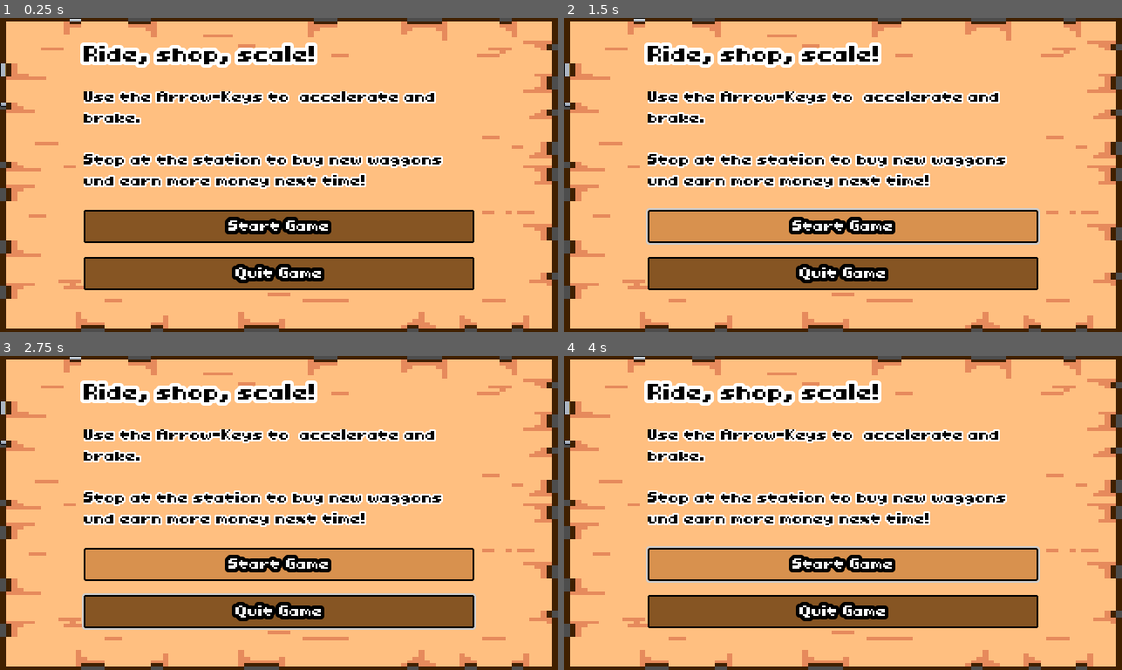
Above: before the commit, frames 1-4 (two rows, left to right).
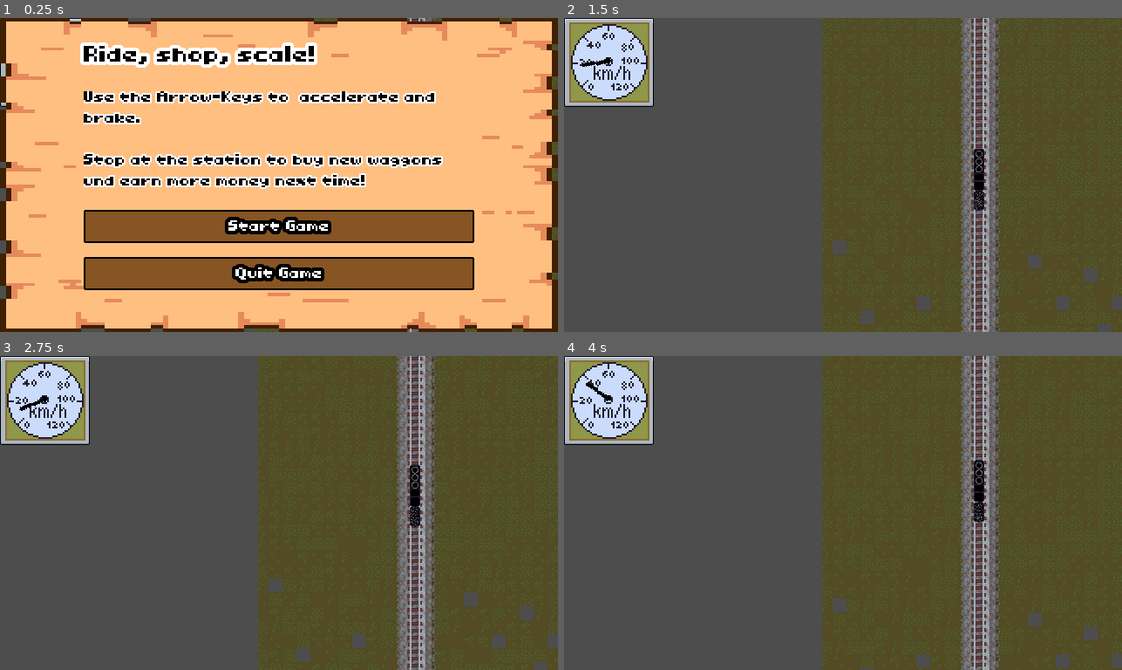
Above: after the commit, the same moments.

Repository: sthoni/gamejamaugust2024
Game: Godot game, scene res://game.tscn
Same seed, same stepped clock (60 frames per second), same inputs: the game is played once before the commit and once after it.
Inputs (mouse positions are in pixels of both pictures, inside the frame that each line leads up to):
- Up to frame 1 (0.25 s): no input
- Up to frame 2 (1.5 s): click (843, 225) at 0.5 s, where only the run after the commit has a clickable "Start Game"; tap Enter (shop) at 1.25 s; hold Up (accelerate) from 1.28 s (still down); hold Enter (shop) from 1.28 s (still down)
- Up to frame 3 (2.75 s): release Up (accelerate) at 2.03 s; release Enter (shop) at 2.03 s; hold Down (brake) from 2.03 s (still down); tap Enter (shop) at 2.1, 2.27, 2.57 s
- Up to frame 4 (4 s): release Down (brake) at 2.78 s; hold Up (accelerate) from 2.78 s (still down); tap Enter (shop) at 3.6, 3.77 s

The runs differ from the first frame. In frame 1, 0.5% of the frame differs, in the area x 46-100%, y 0-100%; in frame 2, 100%; in frame 3, 100%; in frame 4, 100%, in the area x 0-100%, y 0-100%.
Error before the commit: Invalid assignment of property or key 'level_stats' with value of type 'Resource (LevelStats)' on a base object of type 'null instance'. (res://game.gd:22)

Commit message:
Mission funktioniert schon mal

Diff:
--- a/game.gd
+++ b/game.gd
@@ -8,7 +8,7 @@
 @onready var label_level: Label = %LabelLevel
 @onready var button: Button = %Button
 @onready var panel_container: PanelContainer = $PanelContainer
-@onready var level_stats: LevelStats = preload("res://level/level_start.tres")
+@onready var level_start_stats: LevelStats = preload("res://level/level_start.tres")
 @onready var money_player: AudioStreamPlayer = $MoneyPlayer
 
 var level_ended := false
@@ -16,10 +16,10 @@
 func _ready() -> void:
 	randomize()
 	game_stats.money = game_stats.start_money
-	var shop_items: Array[Item] = level_stats.item_pool.get_two_unique_random_items()
+	var shop_items: Array[Item] = level_start_stats.item_pool.get_two_unique_random_items()
 	shop.item_display1.item_displayed = shop_items[0]
 	shop.item_display2.item_displayed = shop_items[1]
-	level.level_stats = level_stats.create_instance()
+	level.level_stats = level_start_stats
 
 
 	Events.item_buy_button_pressed.connect(_on_item_buy_button_pressed)
@@ -58,8 +58,8 @@
 
 func _create_new_level() -> void:
 	var tween := create_tween()
-	level.level_stats = level_stats.create_instance(game_stats.current_level)
-	var shop_items: Array[Item] = level_stats.item_pool.get_two_unique_random_items()
+	level.level_stats = level_start_stats
+	var shop_items: Array[Item] = level_start_stats.item_pool.get_two_unique_random_items()
 	shop.item_display1.item_displayed = shop_items[0]
 	shop.item_display2.item_displayed = shop_items[1]
 	tween.tween_property(panel_container, "position", Vector2(0.0,-640.0), 0.5)
@@ -75,7 +75,7 @@
 		get_tree().paused = true
 
 	# Input-Router-Funktion, zur Event-Weiterleitung in SubViewport:
-	var world = $SubViewport/Level
+	var world := $SubViewport/Level
 	for child in world.get_children():
 		if child.has_method("_input"):
 			child._input(event)
--- a/level/level.gd
+++ b/level/level.gd
@@ -6,7 +6,6 @@
 @onready var mission_manager: MissionManager = $MissionManager # Assuming the node is named MissionManager
 
 @onready var train: Train = %Train
-@onready var station: Station = $Station
 @onready var path_to_follow: PathFollow2D = $Path2D/PathFollow2D
 
 # Called when the node enters the scene tree for the first time.
@@ -19,9 +18,10 @@
 		# Connect station signals to mission manager
 		for child in get_children():
 			if child is Station:
-				var station: Station = child
-				station.train_correctly_stopped.connect(mission_manager._on_station_correctly_stopped)
-				station.station_missed.connect(mission_manager._on_station_missed)
+				var station_child: Station = child
+				mission_manager.mission.append(station_child.station_stats)
+				station_child.train_correctly_stopped.connect(mission_manager._on_station_correctly_stopped)
+				station_child.station_missed.connect(mission_manager._on_station_missed)
 		mission_manager.start_mission() # Start the mission when the level is ready
 
 # ACHTUNG: Die Position des Trains im Level wird hier auch gesetzt
@@ -30,11 +30,6 @@
 	if train:
 		train.train_stats = level_stats.train_stats
 		path_to_follow.progress = 0.0
-		#train.position.y = 670
-		station.station_stats = level_stats.station_stats
-		#tiles.tile_set = level_stats.background_texture
-	if mission_manager:
-		mission_manager.mission = level_stats.mission
 
 
 func _input(event: InputEvent) -> void:
--- a/level/level.tscn
+++ b/level/level.tscn
@@ -1,5 +1,4 @@
-[gd_scene load_steps=11 format=4 uid="uid://5m2ar4vwdnpd"]
-[gd_scene load_steps=11 format=4 uid="uid://5m2ar4vwdnpd"]
+[gd_scene load_steps=14 format=4 uid="uid://5m2ar4vwdnpd"]
 
 [ext_resource type="Script" uid="uid://umg07x7rcb87" path="res://level/level.gd" id="1_pg6m5"]
 [ext_resource type="PackedScene" uid="uid://cq0dan380xs2g" path="res://level/tracks.tscn" id="2_jnvge"]
@@ -9,8 +8,9 @@
 [ext_resource type="PackedScene" uid="uid://c3csdinu5agg4" path="res://station/station.tscn" id="3_7tcqk"]
 [ext_resource type="TileSet" uid="uid://b82jd4xyxr0fa" path="res://level/forest_noise_tileset.tres" id="3_oa0xv"]
 [ext_resource type="PackedScene" uid="uid://dh71w6aefqf38" path="res://ui/debug.tscn" id="4_s0jqg"]
+[ext_resource type="Script" uid="uid://cohop5a2itmps" path="res://level/path_follow_2d.gd" id="7_0v1st"]
+[ext_resource type="Resource" uid="uid://bhmhsn47fi8wp" path="res://station/station_stats_start_2.tres" id="8_m3nah"]
 [ext_resource type="Script" uid="uid://bxsm7hr36wedi" path="res://level/mission_manager.gd" id="9_6gtgk"]
-[ext_resource type="Script" uid="uid://cohop5a2itmps" path="res://level/path_follow_2d.gd" id="7_0v1st"]
 
 [sub_resource type="Curve2D" id="Curve2D_ivpvi"]
 _data = {
@@ -32,6 +32,7 @@
 tile_set = ExtResource("3_oa0xv")
 
 [node name="Debug" parent="." instance=ExtResource("4_s0jqg")]
+visible = false
 offset_left = 224.0
 offset_top = 106.0
 offset_right = 424.0
@@ -51,6 +52,10 @@
 
 [node name="Station" parent="." instance=ExtResource("3_7tcqk")]
 position = Vector2(184, 198)
+
+[node name="Station2" parent="." instance=ExtResource("3_7tcqk")]
+position = Vector2(134, -480)
+station_stats = ExtResource("8_m3nah")
 
 [node name="Path2D" type="Path2D" parent="."]
 position = Vector2(184, 313)
@@ -74,7 +79,7 @@
 [node name="LevelEnd" type="Area2D" parent="."]
 
 [node name="CollisionShape2D" type="CollisionShape2D" parent="LevelEnd"]
-position = Vector2(180.75, 51)
+position = Vector2(133, -709)
 shape = SubResource("RectangleShape2D_ivpvi")
 
 [node name="MissionManager" type="Node" parent="."]
--- a/level/level_start.tres
+++ b/level/level_start.tres
@@ -1,16 +1,12 @@
-[gd_resource type="Resource" script_class="LevelStats" load_steps=6 format=3 uid="uid://bbum0dx5joke6"]
+[gd_resource type="Resource" script_class="LevelStats" load_steps=5 format=3 uid="uid://bbum0dx5joke6"]
 
 [ext_resource type="TileSet" uid="uid://b82jd4xyxr0fa" path="res://level/forest_noise_tileset.tres" id="1_eyxuv"]
-[ext_resource type="Script" uid="uid://b27uvpvr0vyd" path="res://level/level_stats.gd" id="1_mv6bu"]
+[ext_resource type="Script" uid="uid://cpf54jp870jd1" path="res://level/level_stats.gd" id="1_mv6bu"]
 [ext_resource type="Resource" uid="uid://bg1b2bhwkhxun" path="res://items/item_pool_start.tres" id="2_gjr0e"]
-[ext_resource type="Resource" uid="uid://ujjiktacktrw" path="res://station/station_stats_start.tres" id="3_b4kye"]
-[ext_resource type="Script" uid="uid://bu5mn6mnapves" path="res://items/upgrade_item.gd" id="3_ep5uk"]
-[ext_resource type="Resource" uid="uid://bn6iqhla4y5t4" path="res://items/steambrake.tres" id="4_g1yue"]
 [ext_resource type="Resource" uid="uid://fdaqrpalijb6" path="res://train/train_start.tres" id="4_q3ugd"]
 
 [resource]
 script = ExtResource("1_mv6bu")
-station_stats = ExtResource("3_b4kye")
 train_stats = ExtResource("4_q3ugd")
 item_pool = ExtResource("2_gjr0e")
 background_texture = ExtResource("1_eyxuv")
--- a/level/level_stats.gd
+++ b/level/level_stats.gd
@@ -1,16 +1,8 @@
 class_name LevelStats extends Resource
 
 @export_group("Level Attributes")
-@export var station_stats: StationStats
 @export var train_stats: TrainStats
 @export var item_pool: ItemPool
-@export var mission: Mission
 
 @export_group("Level Visuals")
 @export var background_texture: TileSet
-
-# Braucht man das überhaupt?
-func create_instance(difficulty: int = 1) -> LevelStats:
-	var instance: LevelStats = self.duplicate()
-	instance.station_stats = station_stats.create_instance(difficulty)
-	return instance
--- a/level/mission_manager.gd
+++ b/level/mission_manager.gd
@@ -1,7 +1,7 @@
 class_name MissionManager extends Node
 
-@export var mission: Mission
 
+var mission: Array[StationStats]
 var current_station_index: int = 0
 var elapsed_time: float = 0.0
 var is_mission_active: bool = false
@@ -17,12 +17,12 @@
 	mission_timer.timeout.connect(_on_mission_timer_timeout)
 
 func start_mission() -> void:
-	if mission and mission.stations.size() > 0:
+	if mission and mission.size() > 0:
 		current_station_index = 0
 		elapsed_time = 0.0
 		is_mission_active = true
 		mission_timer.start() # Start a timer for the first leg
-		print("Mission started. Go to station: ", mission.stations[current_station_index].station_name)
+		print("Mission started. Go to station: ", mission[current_station_index].name)
 	else:
 		print("Error: No mission assigned or no stations in mission.")
 		is_mission_active = false
@@ -36,33 +36,33 @@
 	if not is_mission_active:
 		return
 
-	var expected_station := mission.stations[current_station_index]
+	var expected_station := mission[current_station_index]
 
-	if station_name == expected_station.station_name:
+	if station_name == expected_station.name:
 		print("Arrived at correct station: ", station_name)
 		mission_timer.stop()
 		calculate_and_apply_penalty(expected_station, elapsed_time)
 
 		current_station_index += 1
-		if current_station_index < mission.stations.size():
+		if current_station_index < mission.size():
 			elapsed_time = 0.0
 			mission_timer.start() # Start timer for the next leg
-			print("Next station: ", mission.stations[current_station_index].station_name)
+			print("Next station: ", mission[current_station_index].name)
 		else:
 			print("Mission Completed!")
 			is_mission_active = false
 			mission_completed.emit()
 	else:
-		print("Arrived at incorrect station: ", station_name)
+		print("Arrived at incorrect station: ", name)
 		# TODO: Handle arriving at the wrong station (e.g., penalty, mission failed)
 
 func _on_station_missed(station_name: String) -> void:
 	if not is_mission_active:
 		return
 
-	var expected_station := mission.stations[current_station_index]
+	var expected_station := mission[current_station_index]
 
-	if station_name == expected_station.station_name:
+	if station_name == expected_station.name:
 		print("Missed expected station: ", station_name)
 		mission_timer.stop()
 		apply_miss_penalty(expected_station)
@@ -73,9 +73,9 @@
 
 func _on_mission_timer_timeout() -> void:
 	if is_mission_active:
-		var current_station := mission.stations[current_station_index]
+		var current_station := mission[current_station_index]
 		if elapsed_time > current_station.time_limit:
-			print("Time limit exceeded for station: ", current_station.station_name)
+			print("Time limit exceeded for station: ", current_station.name)
 			apply_miss_penalty(current_station) # Or a different penalty for time limit
 			is_mission_active = false
 			mission_failed.emit()
--- a/mission/mission.gd
+++ /dev/null
@@ -1,3 +0,0 @@
-class_name Mission extends Resource
-
-@export var stations: Array[StationStats]
--- a/station/station.gd
+++ b/station/station.gd
@@ -3,12 +3,13 @@
 signal train_correctly_stopped(station_name: String)
 signal station_missed(station_name: String)
 
-@export var station_name: String
-@export var station_stats: StationStats : set = set_station_stats
 
 @onready var platform: CollisionShape2D = $Platform
 @onready var station_start: Area2D = $StationStart
 @onready var station_end: Area2D = $StationEnd
+@onready var station_label: Label = %StationName
+
+@export var station_stats: StationStats : set = set_station_stats
 
 var has_money: bool = true
 
@@ -38,13 +39,13 @@
 
 func set_station_stats(value: StationStats) -> void:
 	station_stats = value
-	has_money = true
-	self.global_position.y = station_stats.distance
-	if platform:
-		@warning_ignore("unsafe_property_access")
-		platform.shape.size.y = station_stats.platform_length
-		station_start.position.y = station_stats.platform_length / 2
-		station_end.position.y = -station_stats.platform_length / 2
+	if station_stats and station_label:
+		station_label.text = station_stats.name
+		has_money = true
+		if platform:
+			platform.shape.size.y = station_stats.platform_length
+			station_start.position.y = station_stats.platform_length / 2
+			station_end.position.y = -station_stats.platform_length / 2
 
 func set_status(value: TrainStatus) -> void:
 	status = value
@@ -64,7 +65,7 @@
 				if has_money:
 					Events.emit_signal("station_freight_sold", train_at_station.transport_amount)
 					has_money = false
-				train_correctly_stopped.emit(station_name)
+				train_correctly_stopped.emit(station_stats.name)
 			TrainStatus.AT_END:
 				print("Too far. Ride back!")
 				status = TrainStatus.STOPPED_WRONG
@@ -127,5 +128,5 @@
 		var train_body: Train = body
 		# Check if the train exited the main station area without stopping correctly
 		if (status == TrainStatus.NOT_ARRIVED or status == TrainStatus.AT_STATION) and abs(train_body.velocity.y) > 10: # Threshold velocity
-			print("Train missed station: ", station_name)
-			station_missed.emit(station_name)
+			print("Train missed station: ", station_stats.name)
+			station_missed.emit(station_stats.name)
--- a/station/station.tscn
+++ b/station/station.tscn
@@ -94,6 +94,14 @@
 position = Vector2(-16, -24)
 texture = SubResource("AtlasTexture_vddu5")
 
+[node name="StationName" type="Label" parent="."]
+unique_name_in_owner = true
+offset_left = 31.0
+offset_top = -31.0
+offset_right = 87.0
+offset_bottom = -7.0
+text = "NAME"
+
 [connection signal="body_entered" from="." to="." method="_on_body_entered"]
 [connection signal="body_entered" from="StationStart" to="." method="_on_station_start_body_entered"]
 [connection signal="body_exited" from="StationStart" to="." method="_on_station_start_body_exited"]
--- a/station/station_stats.gd
+++ b/station/station_stats.gd
@@ -1,8 +1,7 @@
 class_name StationStats extends Resource
 
 @export_group("Station Attributes")
-@export var station_name: String
-@export var distance: int
+@export var name: String
 @export var platform_length: float
 @export var sprite: Texture
 
@@ -11,10 +10,3 @@
 @export var time_limit: float
 @export var penalty_per_second_late: int
 @export var miss_penalty: int
-
-
-func create_instance(difficulty: int = 1) -> StationStats:
-	var instance: StationStats = self.duplicate()
-	instance.distance = 200 + randi_range(-80, 80)
-	instance.platform_length = 50 * 2 - clampi(difficulty * 3, 1, 50)
-	return instance
--- a/station/station_stats_start.tres
+++ b/station/station_stats_start.tres
@@ -1,8 +1,12 @@
 [gd_resource type="Resource" script_class="StationStats" load_steps=2 format=3 uid="uid://ujjiktacktrw"]
 
-[ext_resource type="Script" uid="uid://dpngyjonrpdkb" path="res://station/station_stats.gd" id="1_8m6bu"]
+[ext_resource type="Script" uid="uid://hatdf840mcsg" path="res://station/station_stats.gd" id="1_8m6bu"]
 
 [resource]
 script = ExtResource("1_8m6bu")
-y_position = 140
+name = "Start Station"
 platform_length = 90.0
+target_time = 60.0
+time_limit = 30.0
+penalty_per_second_late = 1
+miss_penalty = 50
--- /dev/null
+++ b/station/station_stats_start_2.tres
@@ -0,0 +1,13 @@
+[gd_resource type="Resource" script_class="StationStats" load_steps=2 format=3 uid="uid://bhmhsn47fi8wp"]
+
+[ext_resource type="Script" uid="uid://hatdf840mcsg" path="res://station/station_stats.gd" id="1_0lfi7"]
+
+[resource]
+script = ExtResource("1_0lfi7")
+name = "Stat 2"
+platform_length = 80.0
+target_time = 100.0
+time_limit = 30.0
+penalty_per_second_late = 1
+miss_penalty = 20
+metadata/_custom_type_script = "uid://hatdf840mcsg"
--- a/train/train.tscn
+++ b/train/train.tscn
@@ -77,6 +77,7 @@
 drag_vertical_enabled = true
 
 [node name="DebugInfo" type="Control" parent="."]
+visible = false
 layout_mode = 3
 anchors_preset = 0
 offset_left = -181.0
--- a/ui/debug.tscn
+++ b/ui/debug.tscn
@@ -1,15 +1,16 @@
 [gd_scene load_steps=7 format=3 uid="uid://dh71w6aefqf38"]
 
-[ext_resource type="Script" uid="uid://n3gbhiky630y" path="res://ui/debug_velocity.gd" id="1_qx4c7"]
-[ext_resource type="Script" uid="uid://d0y5gpd42lo8r" path="res://ui/debug_acceleration.gd" id="2_mg21e"]
-[ext_resource type="Script" uid="uid://bu7feu2vtnguo" path="res://ui/debug_station.gd" id="3_5546r"]
-[ext_resource type="Script" uid="uid://c7hkki13imnb6" path="res://ui/debug_money.gd" id="4_4e7pr"]
-[ext_resource type="Script" uid="uid://cksf4f27pmrrp" path="res://ui/debug_waggons.gd" id="5_7d15n"]
-[ext_resource type="Script" uid="uid://b57qv4y2emce8" path="res://ui/debug_weight.gd" id="6_aiwum"]
+[ext_resource type="Script" uid="uid://cutc8wr0x3ib5" path="res://ui/debug_velocity.gd" id="1_qx4c7"]
+[ext_resource type="Script" uid="uid://ycvmg4t3dkym" path="res://ui/debug_acceleration.gd" id="2_mg21e"]
+[ext_resource type="Script" uid="uid://nas1la0tpbhs" path="res://ui/debug_station.gd" id="3_5546r"]
+[ext_resource type="Script" uid="uid://n4d5ucbtwvw4" path="res://ui/debug_money.gd" id="4_4e7pr"]
+[ext_resource type="Script" uid="uid://xpooj800ytm6" path="res://ui/debug_waggons.gd" id="5_7d15n"]
+[ext_resource type="Script" uid="uid://c5qi0mg6qoqwy" path="res://ui/debug_weight.gd" id="6_aiwum"]
 
 [node name="Debug" type="VBoxContainer"]
 offset_right = 40.0
 offset_bottom = 40.0
+theme_override_constants/separation = 0
 
 [node name="Velocity" type="Label" parent="."]
 layout_mode = 2
Not shown: 1 places in items/item_pool_start.tres that only renumber resources
Not shown: 1 places in items/train_upgrade_engine.tres that only renumber resources
Not shown: 1 places in items/train_upgrade_traction.tres that only renumber resources
Not shown, removed: mission/mission.gd.uid
Not shown: 1 places in train/train_start.tres that only renumber resources
